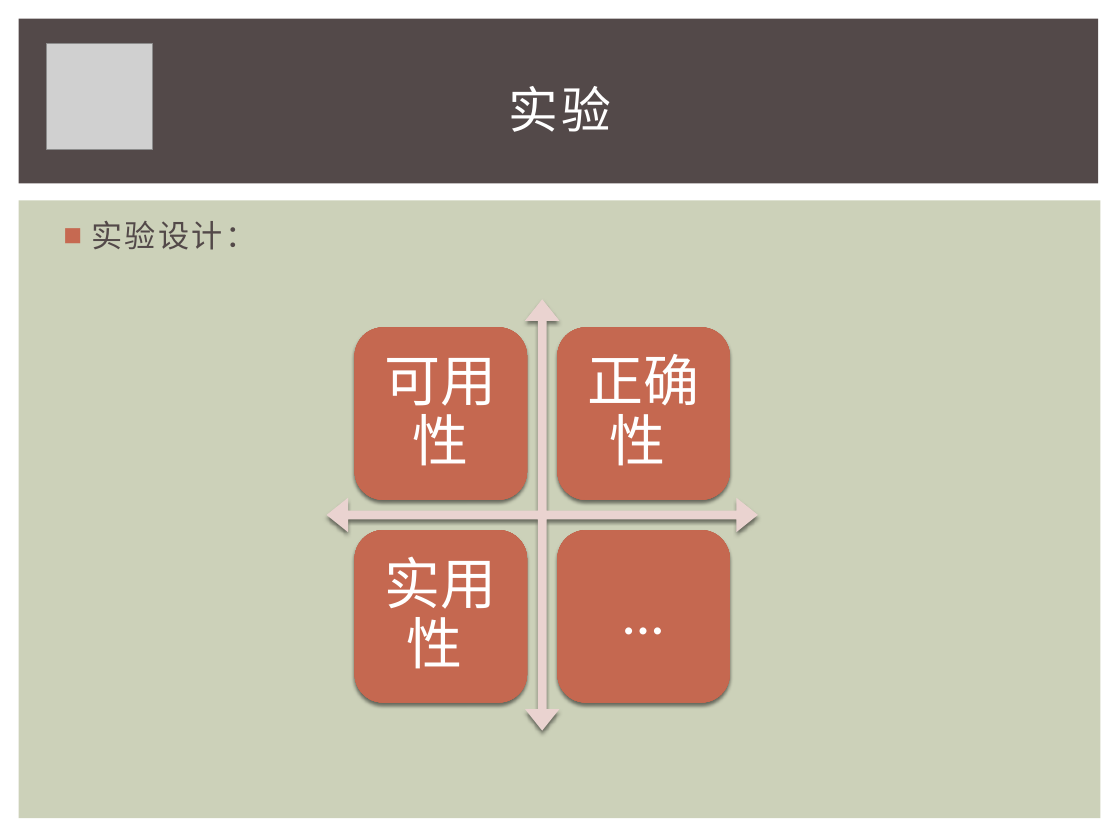
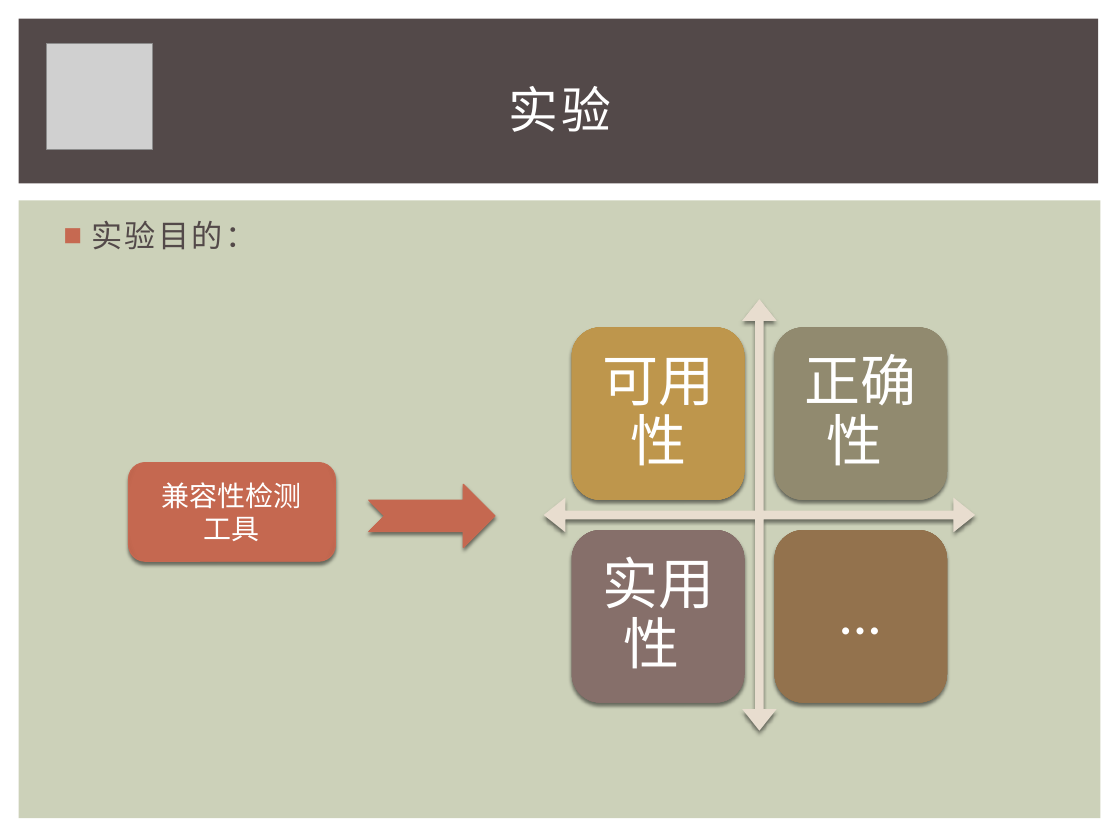
Before and after one commit to iewrer/mythesis, a slide deck: slide 24 of 答辩PPT.pptx. Drawn at 1120x840 pixels with LibreOffice and Linux fonts; fonts in the diff are those of the drawing; grey boxes stand for pictures. Boxes give left, top, right and bottom in pixels: in the first picture for what was removed or moved away, otherwise in the second. Text is boxed around its words. In the diff, an @@ line names an element or a change of style, - is before the commit and + after.

```diff
--- a/答辩PPT.pptx
+++ b/答辩PPT.pptx
@@ text at (91, 221, 256, 250): text changed @@
-■ 实验设计：
+■ 实验目的：
@@ quad arrow removed at (327, 299, 758, 730) @@
@@ quad arrow added at (543, 299, 974, 730), fill #E8DDD0 @@
@@ rounded rectangle removed at (355, 327, 528, 500) @@
@@ rounded rectangle: place and size @@
-rounded rectangle at (558, 327, 730, 500)
+rounded rectangle at (572, 327, 745, 500)
@@ rounded rectangle at (572, 327, 745, 500): fill gradient #C66951 to #B8624B to gradient #BF974D to #B28D48 @@
@@ rounded rectangle added at (775, 327, 948, 500), fill gradient #928B70 to #888268 @@
@@ rounded rectangle added at (129, 463, 336, 561), fill gradient #C66951 to #B8624B, outline #C66951 0.79 pt, 18 pt, text #FFFFFF @@
+兼容性检测
+工具
@@ notched right arrow added at (368, 484, 495, 547), fill gradient #C66951 to #B8624B, outline #C66951 0.79 pt @@
@@ rounded rectangle removed at (355, 530, 528, 702) @@
@@ rounded rectangle: place and size @@
-rounded rectangle at (558, 530, 730, 702)
+rounded rectangle at (572, 530, 745, 702)
@@ rounded rectangle at (572, 530, 745, 702): fill gradient #C66951 to #B8624B to gradient #87706B to #7E6864 @@
@@ rounded rectangle added at (775, 530, 948, 702), fill gradient #94734E to #8A6B49 @@
@@ 4 texts: place and size @@
-4 texts at (385, 354, 721, 694)
+4 texts at (602, 354, 939, 694)
```
Also in this commit, not shown: 12 other slides changed, 2 slides added, 2 slides removed.
